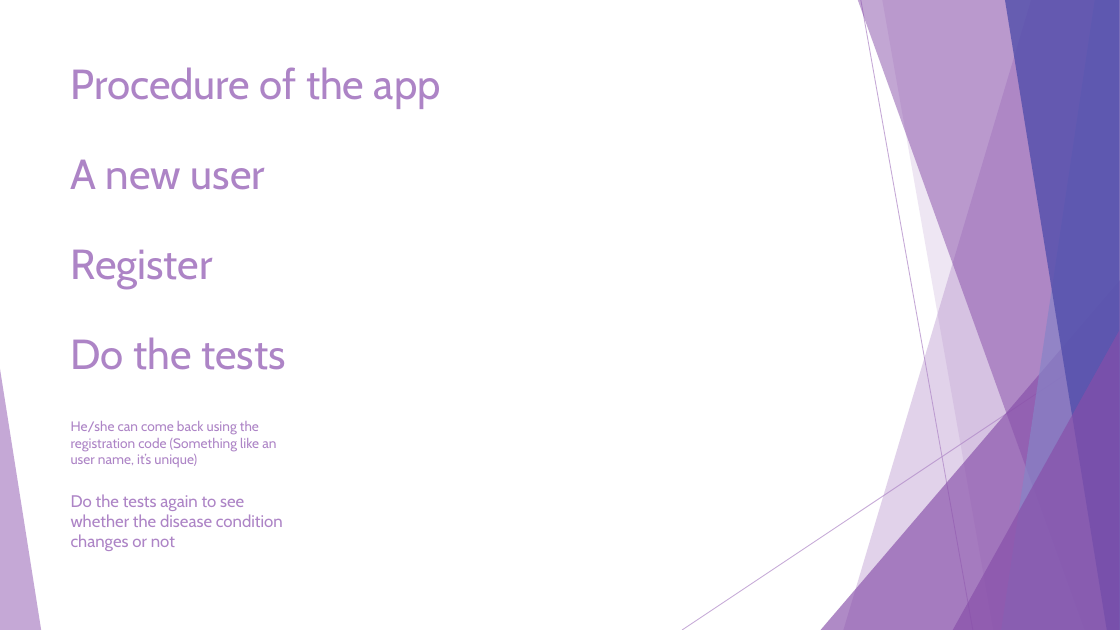
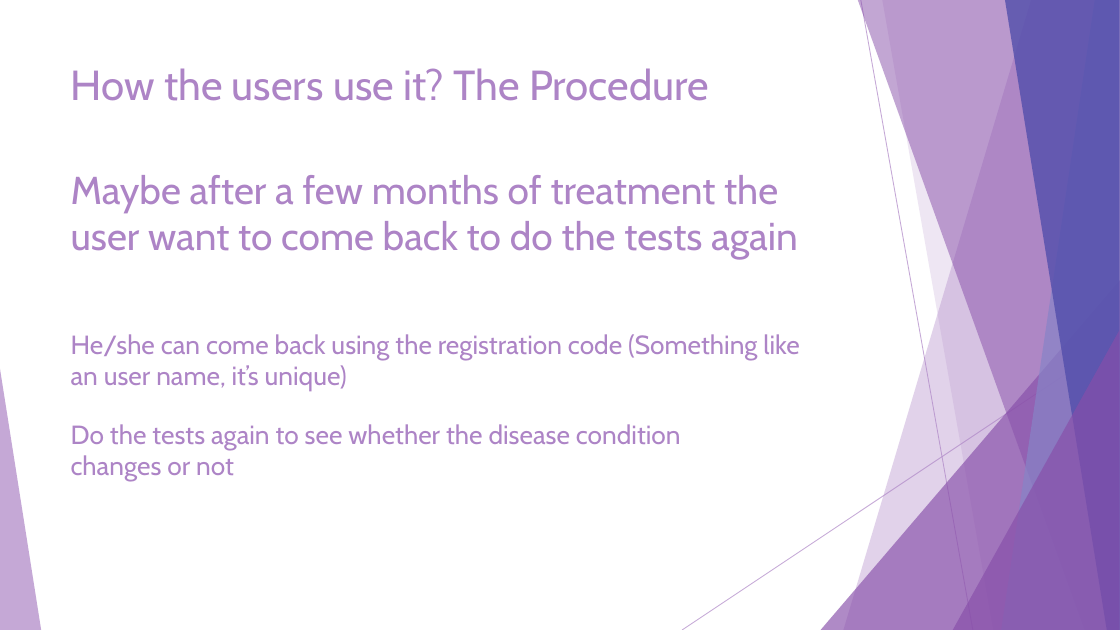
Before and after one commit to JiashuWu/NeuroGraph, a slide deck: slide 15 of Neurograph Project Presentation/Neurograph Presentation Jiashu Wu.pptx (slide 8 before the commit). Drawn at 1120x630 pixels with LibreOffice and Linux fonts; fonts in the diff are those of the drawing. Boxes give left, top, right and bottom in pixels: in the first picture for what was removed or moved away, otherwise in the second. Text is boxed around its words. In the diff, an @@ line names an element or a change of style, - is before the commit and + after.

Commit message:
Updated Presentation Files;

```diff
--- a/Neurograph Project Presentation/Neurograph Presentation Jiashu Wu.pptx
+++ b/Neurograph Project Presentation/Neurograph Presentation Jiashu Wu.pptx
@@ title at [71,68,709,101]: text changed @@
-Procedure of the app
+How the users use it? The Procedure
@@ text removed at [71,159,265,190] @@
-A new user
@@ text added at [71,175,798,259], 33.3 pt, text #AD84C6 @@
+Maybe after a few months of treatment the user want to come back to do the tests again
@@ text removed at [71,249,213,289] @@
-Register
@@ text "He/she can come back using ...": place and size @@
-text "He/she can come back using ..." at [71,421,276,467]
+text "He/she can come back using ..." at [71,334,799,391]
@@ text "He/she can come back using ..." at [71,334,799,391]: size 11.7 to 22.5 pt @@
@@ text removed at [71,337,285,370] @@
-Do the tests
@@ text "Do the tests again to ...": place and size @@
-text "Do the tests again to ..." at [71,494,283,551]
+text "Do the tests again to ..." at [71,424,681,481]
@@ text "Do the tests again to ..." at [71,424,681,481]: size 14.4 to 22.5 pt @@
```
Also in this commit, not shown: 8 other slides changed, 7 slides added, 1 other file.
